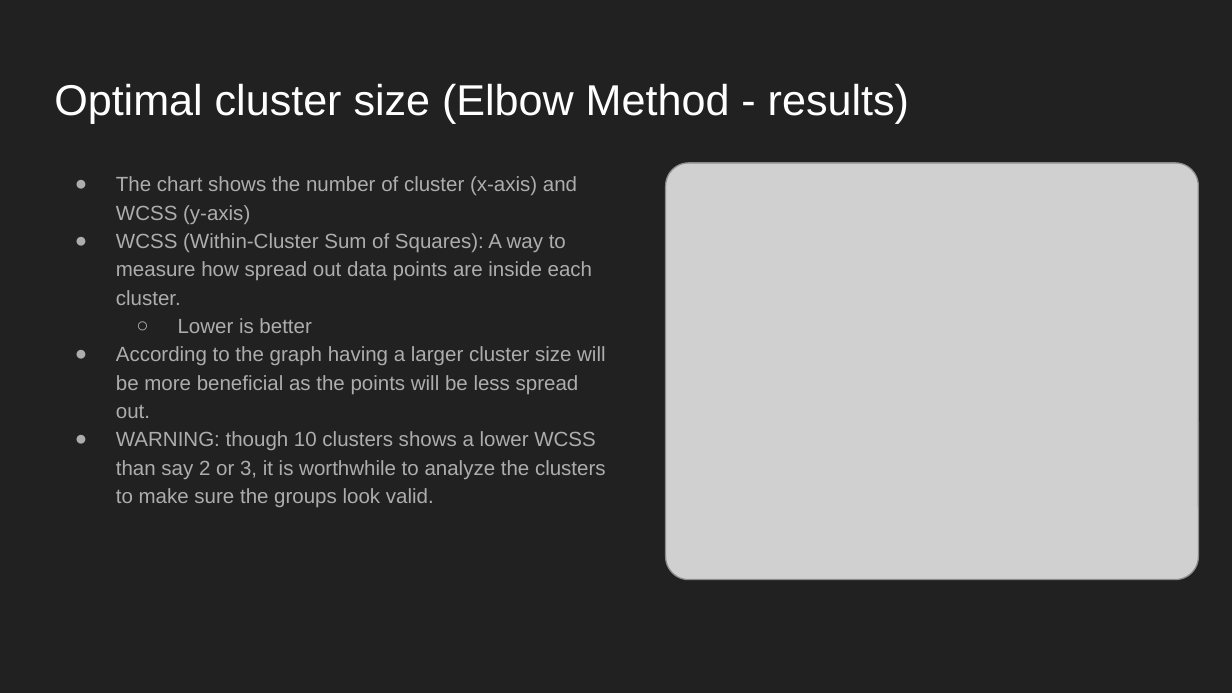
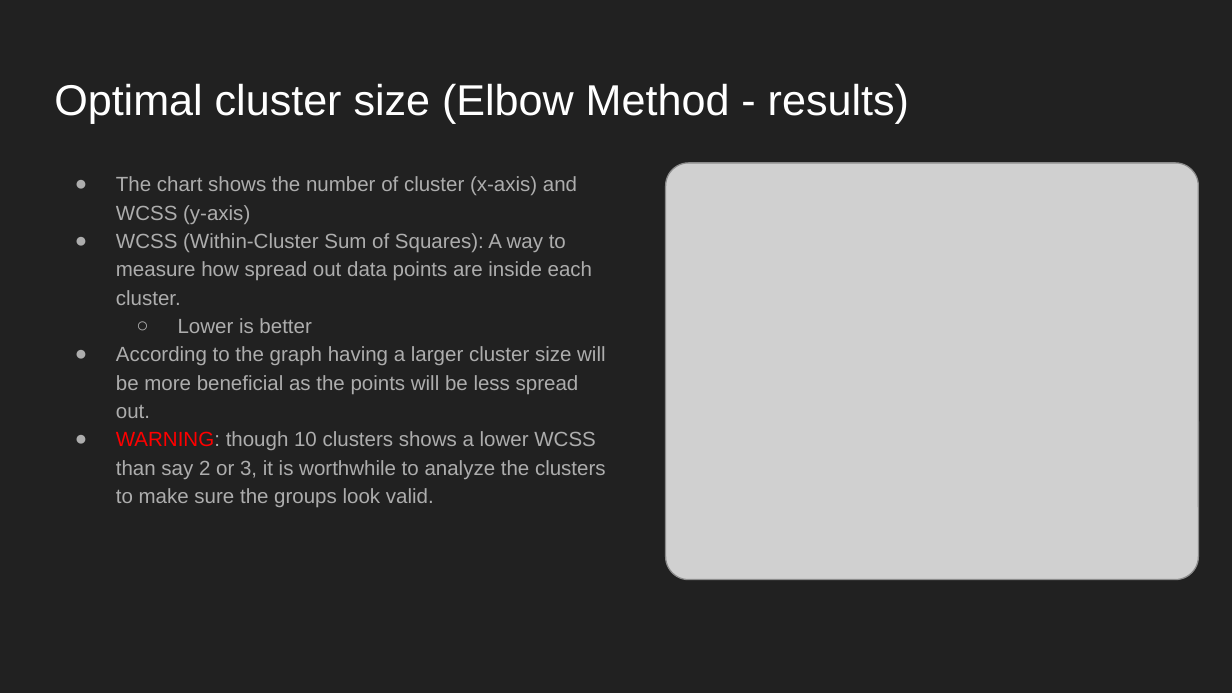
Before and after one commit to CountDer3k/Homework-AIH-2025, a slide deck: slide 10 of HW4 (Self Learning)/Self-Learning Tutorial.pptx. Drawn at 1232x693 pixels with LibreOffice and Linux fonts; fonts in the diff are those of the drawing; grey boxes stand for pictures. Boxes give left, top, right and bottom in pixels: in the first picture for what was removed or moved away, otherwise in the second. Text is boxed around its words. In the diff, an @@ line names an element or a change of style, - is before the commit and + after.

```diff
--- a/HW4 (Self Learning)/Self-Learning Tutorial.pptx
+++ b/HW4 (Self Learning)/Self-Learning Tutorial.pptx
@@ text at [116, 431, 606, 507]: text colour #ADADAD to #FF0000 in "WARNING:" @@
```
Also in this commit, not shown: 12 other slides changed.
